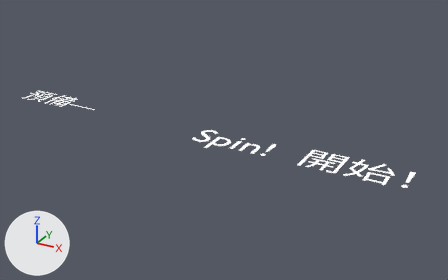
Renders of the Blender file rendermarker.ready_messages%tc.blend from each side of a commit.
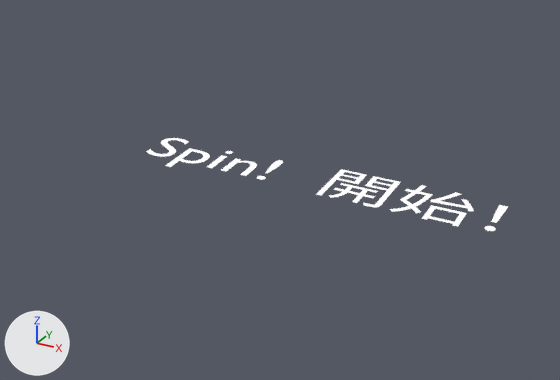
The first picture shows the older version from a 50 mm lens placed at (9.52, -19.25, 9.04), pointed at (-0.69, -0.69, -0.24). The close-ups show both versions on the part from 23% to 100% of the width and 16% to 100% of the height of that picture; other places that the commit changed are outside them. Arrows for +X, +Y and +Z are at lower left; the lights stay in place. Text is drawn in Blender's own font.

Objects in the first close-up: 'Text.011', 'Text.090'.
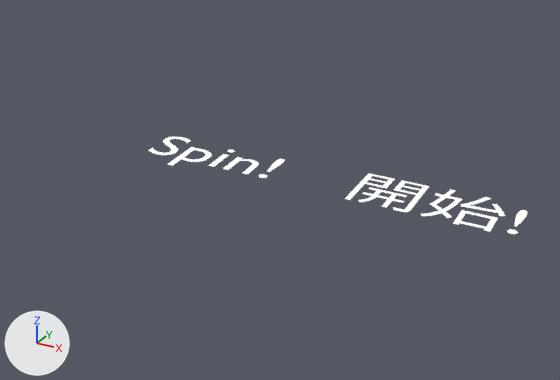
Boxes [x1, y1, x2, y2] around the edits, measured in the close-ups (560 x 380 px):
'Text.090', text changed, moved
    before: [316, 169, 508, 231]
    after: [345, 173, 527, 234]
'Text.011', moved
    before: [146, 138, 283, 180]
    after: [148, 137, 285, 178]

Edits to the bpy script that builds the scene:
```text
Change txt_text_023:
    txt_text_023.body: '開始！' -> '開始!'
Change ob_text_011:
    ob_text_011.location: (0.0, -1.72, 0.0) -> (0.0, -1.63, 0.0)
Change ob_text_090:
    ob_text_090.location: (4.98, -1.71, 0.0) -> (4.98, -1.62, 0.0)
```
